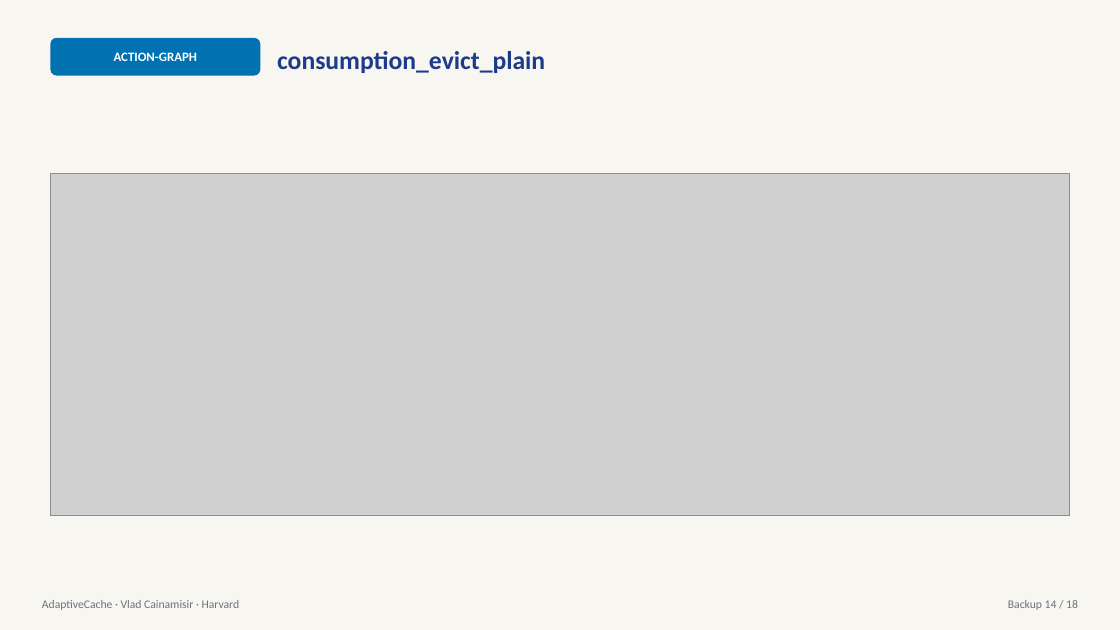
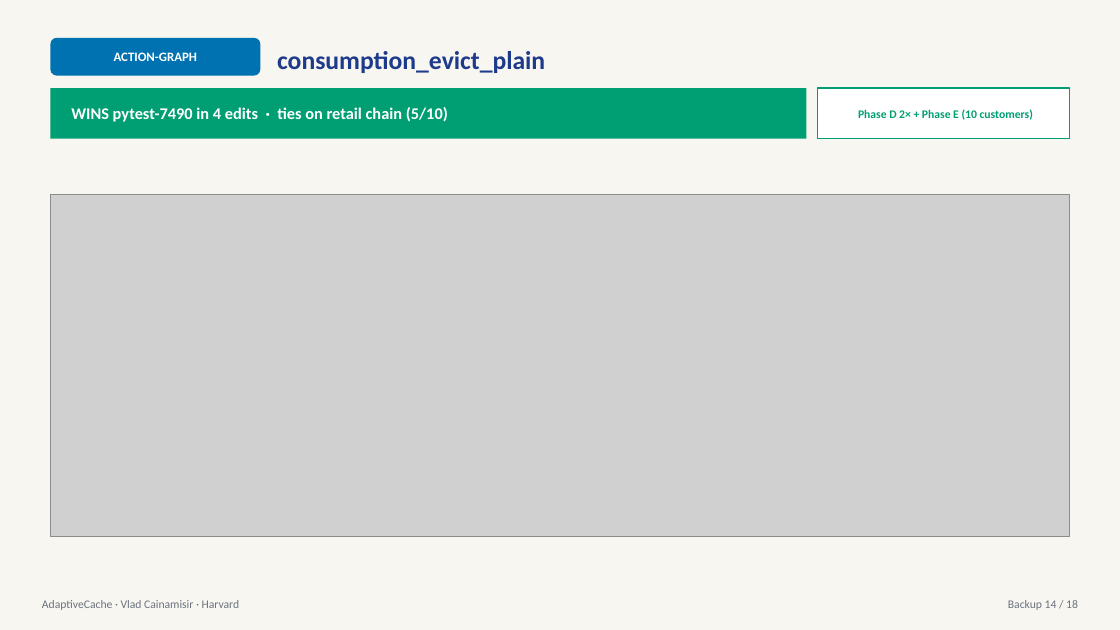
Before and after one commit to HarvardMadSys/cs2640_project_2026Spring, a slide deck: slide 14 of studies/lifetime_cost/reports/AdaptiveCache_appendix.pptx. Drawn at 1120x630 pixels with LibreOffice and Linux fonts; fonts in the diff are those of the drawing; grey boxes stand for pictures. Boxes give left, top, right and bottom in pixels: in the first picture for what was removed or moved away, otherwise in the second. Text is boxed around its words. In the diff, an @@ line names an element or a change of style, - is before the commit and + after.

```diff
--- a/studies/lifetime_cost/reports/AdaptiveCache_appendix.pptx
+++ b/studies/lifetime_cost/reports/AdaptiveCache_appendix.pptx
@@ rectangle added at <box>50,88,807,139</box>, fill #009E73 @@
@@ rectangle added at <box>818,88,1070,139</box>, fill #FFFFFF, outline #009E73 1.25 pt @@
@@ text added at <box>71,107,448,122</box>, 14 pt, text #FFFFFF, bold @@
+WINS pytest-7490 in 4 edits · ties on retail chain (5/10)
@@ text added at <box>858,109,1033,120</box>, 10 pt, text #009E73, bold @@
+Phase D 2× + Phase E (10 customers)
@@ picture: place and size @@
-picture at <box>50,173,1070,516</box>
+picture at <box>50,194,1070,537</box>
```
Also in this commit, not shown: 11 other slides changed, 2 other files.
